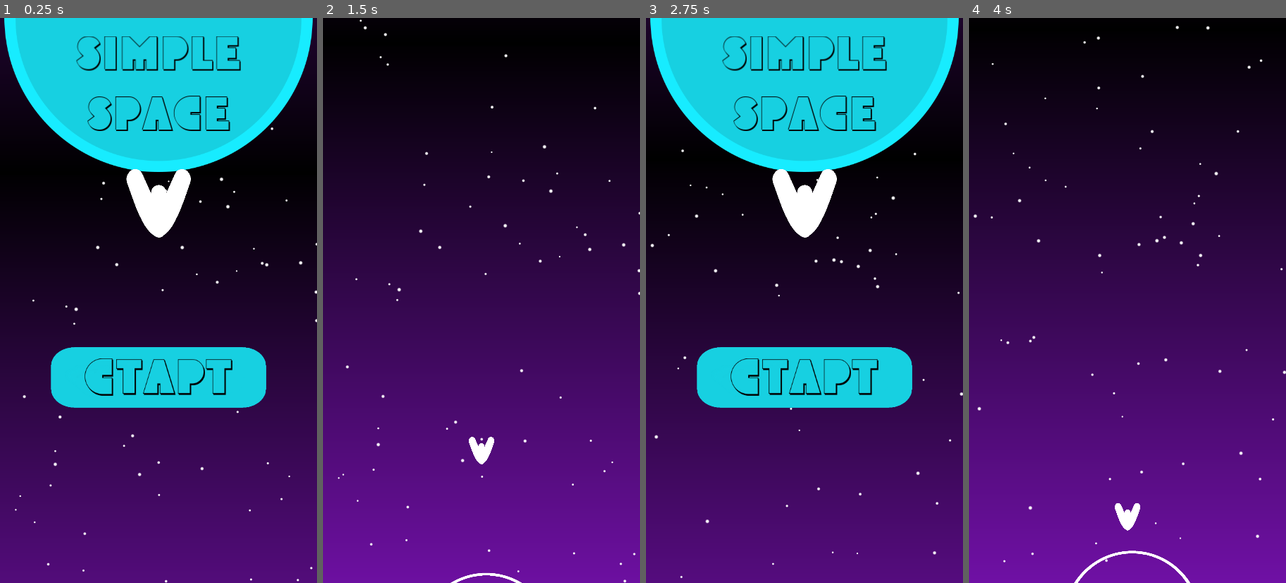
Above: before the commit, frames 1-4 (left to right).
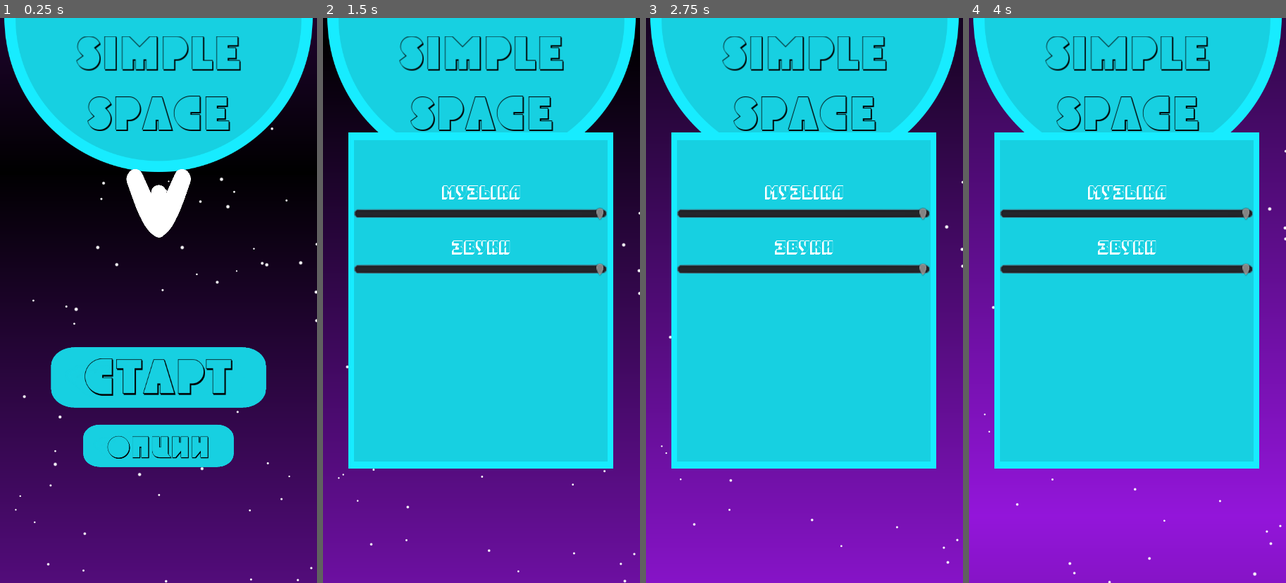
Above: after the commit, the same moments.

Repository: DarBarri/Godot-Simple-Space
Game: Godot game, scene res://Scenes/menu.tscn
The game is run twice, just before and just after one commit, with the same random seed, the same clock (stepped at 60 frames per second) and the same inputs.
Inputs (mouse positions are in pixels of both pictures, inside the frame that each line leads up to):
- Up to frame 1 (0.25 s): no input
- Up to frame 2 (1.5 s): click "старт" (after the commit: "опции") at 0.5 s; click (481, 379) at 1.25 s, where only the run after the commit has a clickable "старт"
- Up to frame 3 (2.75 s): click (804, 379) at 2 s, where only the run after the commit has a clickable "старт"
- Up to frame 4 (4 s): click "старт" (after the commit: "опции") at 2.75 s; click (1127, 379) at 3.5 s, where only the run after the commit has a clickable "старт"

The runs differ from the first frame. In frame 1, 3.5% of the frame differs, in the area x 26-74%, y 72-80%; in frame 2, 67%; in frame 3, 74%; in frame 4, 100%, in the area x 0-100%, y 0-100%.

Commit message:
1.1.7

Diff:
--- a/SimpleSpace/Scenes/Control.tscn
+++ b/SimpleSpace/Scenes/Control.tscn
@@ -1,10 +1,13 @@
-[gd_scene load_steps=2 format=2]
+[gd_scene load_steps=4 format=2]
 
 [ext_resource path="res://Scenes/Button.gd" type="Script" id=1]
+[ext_resource path="res://Textures/Fonts/Pionr.tres" type="DynamicFont" id=2]
+[ext_resource path="res://Scripts/setting_panel.gd" type="Script" id=3]
 
-[node name="Control" type="Control"]
+[node name="settings" type="Control"]
 anchor_right = 1.0
 anchor_bottom = 1.0
+script = ExtResource( 3 )
 
 [node name="Button" type="Button" parent="."]
 modulate = Color( 1, 1, 1, 0 )
@@ -41,7 +44,51 @@
 margin_bottom = 364.0
 color = Color( 0.0901961, 0.815686, 0.882353, 1 )
 
-[node name="HSlider" type="HSlider" parent="ColorRect/ColorRect"]
-margin_top = 149.5
-margin_right = 574.0
-margin_bottom = 234.5
+[node name="sound" type="RichTextLabel" parent="ColorRect/ColorRect"]
+anchor_top = 0.302
+anchor_right = 0.986
+anchor_bottom = 0.389
+margin_top = -0.356018
+margin_right = 0.0499878
+margin_bottom = 0.307953
+custom_fonts/normal_font = ExtResource( 2 )
+bbcode_enabled = true
+bbcode_text = "[center] Звуки"
+text = " Звуки"
+
+[node name="sound_slider" type="HSlider" parent="ColorRect/ColorRect"]
+anchor_top = 0.345
+anchor_right = 1.0
+anchor_bottom = 0.462
+margin_top = 0.339981
+margin_right = -1.0
+margin_bottom = 0.164001
+min_value = -80.0
+max_value = 0.0
+
+[node name="music" type="RichTextLabel" parent="ColorRect/ColorRect"]
+anchor_top = 0.128
+anchor_right = 0.986
+anchor_bottom = 0.216
+margin_top = 0.315994
+margin_right = 0.0499878
+margin_bottom = 0.251999
+custom_fonts/normal_font = ExtResource( 2 )
+bbcode_enabled = true
+bbcode_text = "[center] Музыка"
+text = " Музыка"
+
+[node name="music_slider" type="HSlider" parent="ColorRect/ColorRect"]
+anchor_top = 0.172
+anchor_right = 0.998
+anchor_bottom = 0.288
+margin_top = -0.216003
+margin_right = 0.149963
+margin_bottom = 0.335983
+min_value = -80.0
+max_value = 0.0
+
+[connection signal="drag_ended" from="ColorRect/ColorRect/sound_slider" to="." method="_on_drag_ended"]
+[connection signal="value_changed" from="ColorRect/ColorRect/sound_slider" to="." method="_on_sound_value_changed"]
+[connection signal="drag_ended" from="ColorRect/ColorRect/music_slider" to="." method="_on_drag_ended"]
+[connection signal="value_changed" from="ColorRect/ColorRect/music_slider" to="." method="_on_music_slider_value_changed"]
--- a/SimpleSpace/Scenes/menu.tscn
+++ b/SimpleSpace/Scenes/menu.tscn
@@ -116,7 +116,6 @@
 script = ExtResource( 8 )
 
 [node name="Setting Button" parent="menu" instance=ExtResource( 4 )]
-visible = false
 anchor_top = 0.721
 anchor_bottom = 0.814
 margin_top = -25.88
@@ -134,7 +133,7 @@
 [node name="settings" parent="menu" instance=ExtResource( 9 )]
 visible = false
 
-[node name="mainMusic" type="AudioStreamPlayer" parent="."]
+[node name="mainMusic" type="AudioStreamPlayer" parent="menu"]
 stream = ExtResource( 14 )
 
 [connection signal="timeout" from="GameLogic/Timer" to="GameLogic" method="_on_Timer_timeout"]
--- a/SimpleSpace/Scripts/GameLogic.gd
+++ b/SimpleSpace/Scripts/GameLogic.gd
@@ -9,7 +9,7 @@
 var planet_spawn_number : int = 1
 var high_score : int
 var player
-
+var sound_volume
 #speeds
 var player_move_speed = 600
 var player_rotation_speed = 3.7
@@ -38,10 +38,11 @@
 		spawn_interval -= 0.049 * new_dif
 		set_difficulty()
 
-func game_start(var high_score : int):
-	self.high_score = high_score
+func game_start(var hscore : int):
+	high_score = hscore
 	var first_planet = planet.instance()
 	add_child_below_node(get_parent().get_child(2), first_planet)
+	first_planet.set_sound_volume(sound_volume)
 	first_planet.position = Vector2(370,1600)
 	first_planet.radius = 1
 	first_planet.init(get_parent(), 1, planet_speed, 0)
@@ -92,7 +93,7 @@
 	if(planet_spawn_number == high_score):
 		new_planet.tombstone_enable()
 	new_planet.init(get_parent(), planet_spawn_number,planet_speed, type)
-
+	new_planet.set_sound_volume(sound_volume)
 	var offset = new_planet.get_pixel_size()/2
 	new_planet.position = Vector2(rand_range(offset,screen_size.x - offset),1800)
 
--- a/SimpleSpace/Scripts/GameManager.gd
+++ b/SimpleSpace/Scripts/GameManager.gd
@@ -8,6 +8,7 @@
 onready var score = find_node("score")
 onready var main_music = find_node("mainMusic")
 onready var version_info = find_node("version_info")
+onready var settings_panel = find_node("settings")
 
 func _ready():
 	version_info.text = "версия: " + ProjectSettings.get_setting("version/string")
@@ -28,8 +29,6 @@
 	score.bbcode_text = "счёт: " + String(new_score)
 	pass
 
-func _process(delta):
-	pass
 
 func PlayerDead():
 	save_system.update_score(Player.score)
@@ -62,5 +61,6 @@
 	find_node("menu").visible = false
 	main_music.stop()
 	Player.start()
+	game_logic.sound_volume = settings_panel.sound_slider.value
 	game_logic.game_start(save_system.high_score)
 	pass
--- a/SimpleSpace/Scripts/Planet.gd
+++ b/SimpleSpace/Scripts/Planet.gd
@@ -42,8 +42,8 @@
 	blue = (blue + mixBlue) / 3
 	return Color(red, green, blue, 1)
 
-func change_speed(var move_speed : int):
-	self.move_speed = move_speed
+func change_speed(var mspeed : int):
+	move_speed = mspeed
 
 func init(var GM, var s_number : int, var speed, var n_type : int = 1):
 	move_speed = speed
@@ -66,6 +66,9 @@
 		get_child(0).get_child(0).get_child(3).modulate = Color(0.6,0.6,0.6,1)
 
 	get_child(0).scale = Vector2(radius,radius)
+
+func set_sound_volume(var vol : float):
+	audio_stream.volume_db = vol
 
 func tombstone_enable():
 	tombstone.visible = true
@@ -97,7 +100,6 @@
 	game_manager.PlanetWasTapped(self)
 
 func _on_OrbitArea_body_entered(body):
-	print(body.score, " ", spawn_number)
 	if(body.name == "PlayerShip" && player == null && body.score != spawn_number):
 		player = body
 		catchPlayer()
--- a/SimpleSpace/Scripts/PlayerShip.gd
+++ b/SimpleSpace/Scripts/PlayerShip.gd
@@ -26,11 +26,11 @@
 	# print(get_child(2).polygon.size())
 	# print(get_child_count())
 
-func change_rotation_speed(var rotation_speed):
-	self.rotation_speed = rotation_speed
+func change_rotation_speed(var rspeed):
+	rotation_speed = rspeed
 
-func change_move_speed(var speed):
-	self.speed = speed
+func change_move_speed(var move_speed):
+	speed = move_speed
 
 var offset
 func catched(var pl):
--- a/SimpleSpace/Scripts/SaveSystem.gd
+++ b/SimpleSpace/Scripts/SaveSystem.gd
@@ -1,6 +1,9 @@
 extends Node
 onready var config: ConfigFile = ConfigFile.new()
+onready var settings = get_parent().find_node("settings")
 var high_score: int = 0
+var sound_volume = 0
+var music_volume = 0
 var score_data = {}
 onready var best_score = get_parent().find_node("record")
 
@@ -10,14 +13,18 @@
 		file.open("user://params.cfg", file.WRITE)
 		file.close()
 	config.set_value("ver1", "score", 0)
+	config.set_value("ver2", "sound_volume", 0)
+	config.set_value("ver2", "music_volume", 0)
 	config.save("user://params.cfg")
 
-func update_score(var new_score: int):
+func update_score(var new_score: int = 0):
 	if(new_score > high_score):
 		high_score = new_score
 		config.set_value("ver1", "score", new_score)
-		config.save("user://params.cfg")
 		best_score.bbcode_text  = "[center]Рекорд: " + String(high_score)
+	config.set_value("ver2", "sound_volume", sound_volume)
+	config.set_value("ver2", "music_volume", music_volume)
+	config.save("user://params.cfg")
 
 func load_config():
 	var err = config.load("user://params.cfg")
@@ -26,10 +33,15 @@
 		config_create()
 
 	high_score = config.get_value("ver1", "score")
+	sound_volume = config.get_value("ver2", "sound_volume", 0)
+	music_volume = config.get_value("ver2", "music_volume", 0)
+
+	settings.set_sliders(self)
+
+func set_params():
+	pass
 
 func _ready():
 	load_config()
-	# score.text = "[center]Рекорд:  "
 	best_score.bbcode_text  = "[center]Рекорд: " + String(high_score)
-	# score.bbcode_text  = ProjectSettings.globalize_path("user://")
 	pass
--- /dev/null
+++ b/SimpleSpace/Scripts/setting_panel.gd
@@ -0,0 +1,27 @@
+extends Control
+var save_system
+var main_music
+var sound_slider
+var music_slider
+
+func set_sliders(ss):
+	save_system = ss
+	main_music = get_parent().find_node("mainMusic")
+	sound_slider = find_node("sound_slider")
+	music_slider = find_node("music_slider")
+	music_slider.value = save_system.music_volume
+	sound_slider.value = save_system.sound_volume
+	pass
+
+func _on_music_slider_value_changed(value):
+	save_system.music_volume = value
+	main_music.volume_db = music_slider.value
+	pass
+
+func _on_sound_value_changed(value):
+	save_system.sound_volume = value
+	pass
+
+func _on_drag_ended(value_changed):
+	save_system.update_score()
+	pass
--- /dev/null
+++ b/SimpleSpace/Textures/Fonts/Pionr.tres
@@ -0,0 +1,7 @@
+[gd_resource type="DynamicFont" load_steps=2 format=2]
+
+[ext_resource path="res://Textures/Fonts/Pionr.ttf" type="DynamicFontData" id=1]
+
+[resource]
+size = 39
+font_data = ExtResource( 1 )
--- a/SimpleSpace/project.godot
+++ b/SimpleSpace/project.godot
@@ -68,4 +68,4 @@
 
 [version]
 
-string="1.1.6"
+string="1.1.8"
